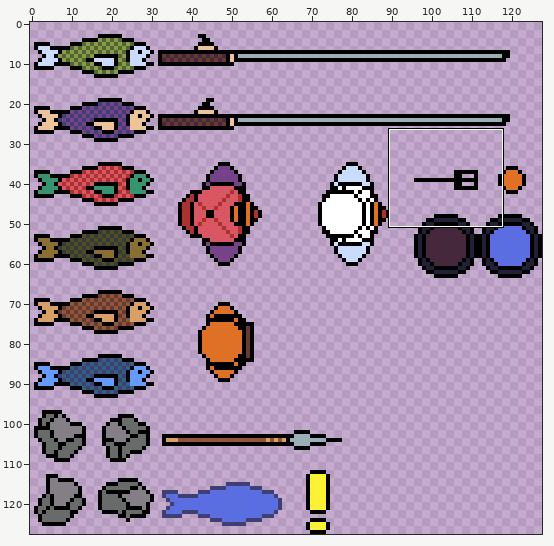
A pixel-art file gets an edit: spritesheet.ase. The first picture is a wide view before the edit; the outline marks the close-up.
Close-up. Old version:
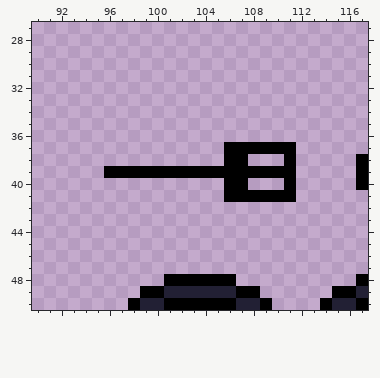
128x128 pixels, 1 frame. Shown: x 90..117, y 27..50.
The result:
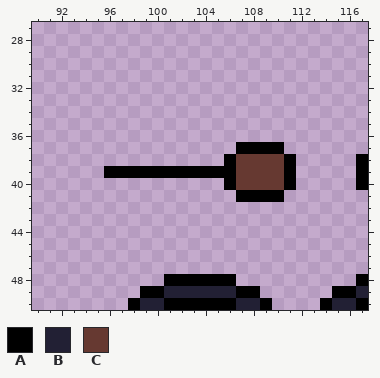
Palette (. is transparent): A #000000  B #222034  C #663931
Edits made:
Layer "chef bits":
Colour C now appears in row 38 at x 108 to 110; in row 40 at x 108 to 110.
The author changed colour A to colour C in row 38 at x 107; in row 39 at x 107 to 110; in row 40 at x 107.
Colour A is removed in row 37 at x 106 and 111; in row 41 at x 106 and 111.
Changed places in both close-ups, as pixel boxes (x1, y1, x2, y2):
changed: (224, 142, 296, 202)
